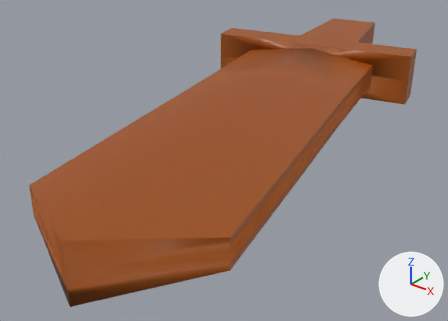
Renders of the OBJ model public/models/items/sword.obj from each side of a commit.
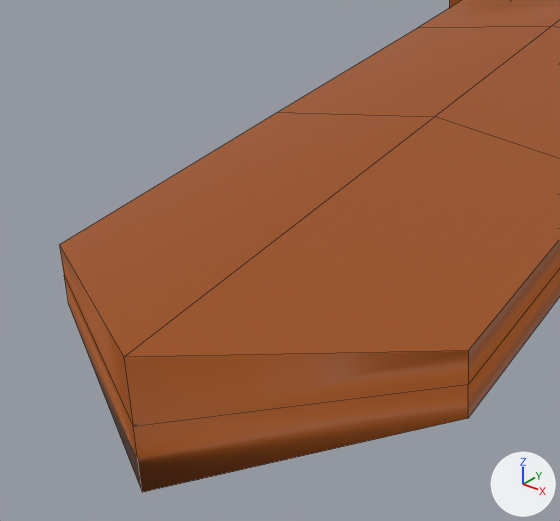
Each version appears first whole from a camera (50 mm lens) standing at (2.129, -3.278, 1.338) and looking at (-0.04, -0.566, -0.343), and next in a close-up on the part from 0% to 61% of the width and 20% to 100% of the height. The lights are fixed; the arrows at lower right show +X, +Y and +Z. The close-ups show mesh edges as thin lines. Where no turn or scale is listed for an object, it has been applied to the vertices.
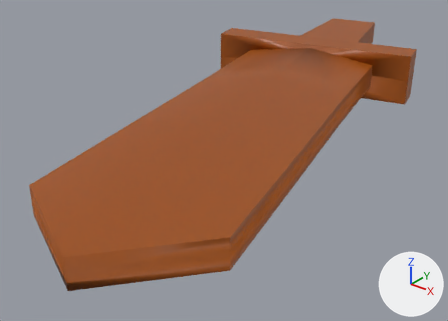
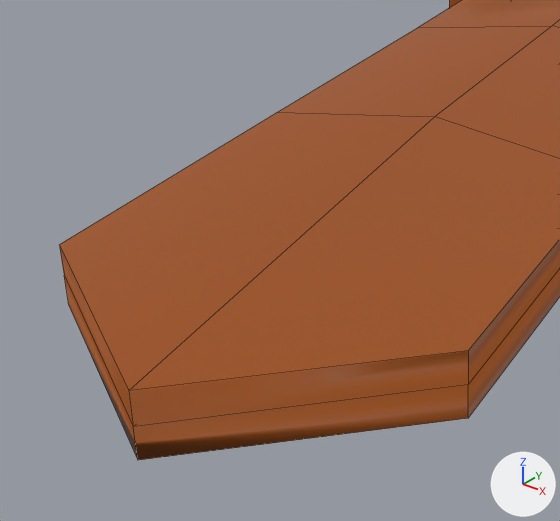
Patch to the scene script:
```diff
--- a/public/models/items/sword.obj.py
+++ b/public/models/items/sword.obj.py
@@ me_cube @@
 me_cube.from_pydata(...)  # 91 vertices, 90 faces; spans x -0.8..0.93, y -2.21..1.66, z -0.17..0.17
 # used by ob_cube; location = (0.0, 0.0, 0.0)
-me_cube.vertices[18].co = (0.55, -2.21, 0.14)  # pixel (123, 357)
-me_cube.vertices[63].co = (0.55, -2.21, -0.14)  # pixel (142, 492)
+# me_cube part 1
+me_cube.vertices[18].co = (0.55, -2.21, 0.08)  # pixel (128, 390)
+me_cube.vertices[63].co = (0.55, -2.21, -0.07)  # pixel (137, 460)
 me_cube.materials.append(mat_material)
```

Pixel boxes (x1, y1, x2, y2) of what changed, in the close-ups (560 x 521 px; the box of a moved part takes in the faces that stretch with it):
'Cube', reshaped
    before: (59, 0, 560, 492)
    after: (59, 0, 560, 460)
part 1 of me_cube, moved or reshaped
    before: (62, 119, 468, 492)
    after: (62, 119, 468, 460)
